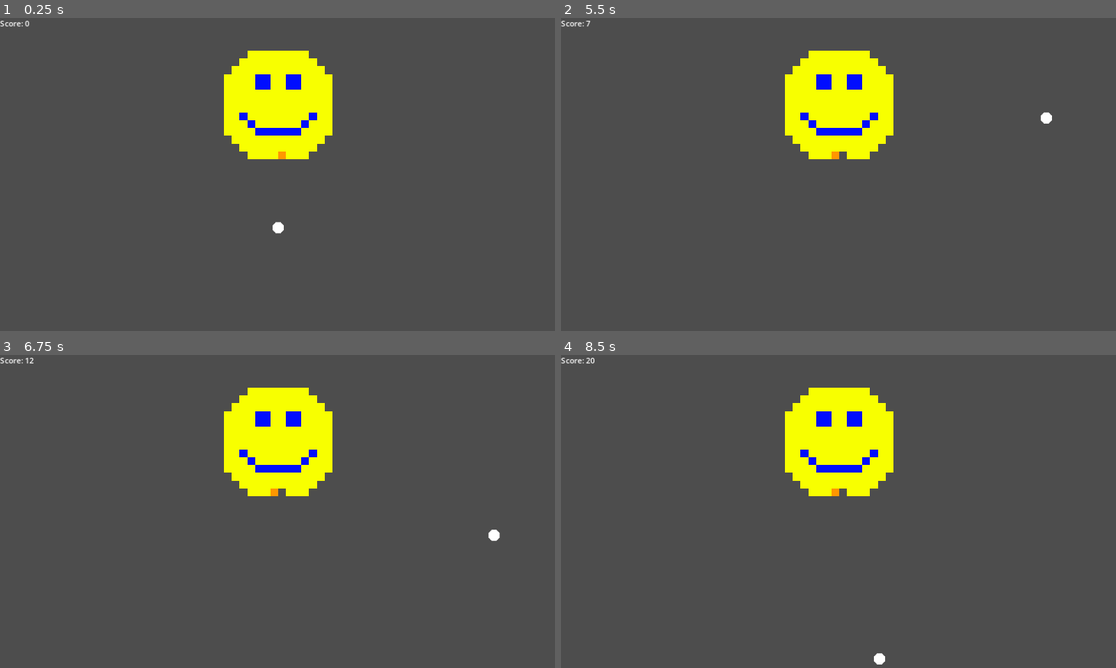
Above: before the commit, frames 1-4 (two rows, left to right).
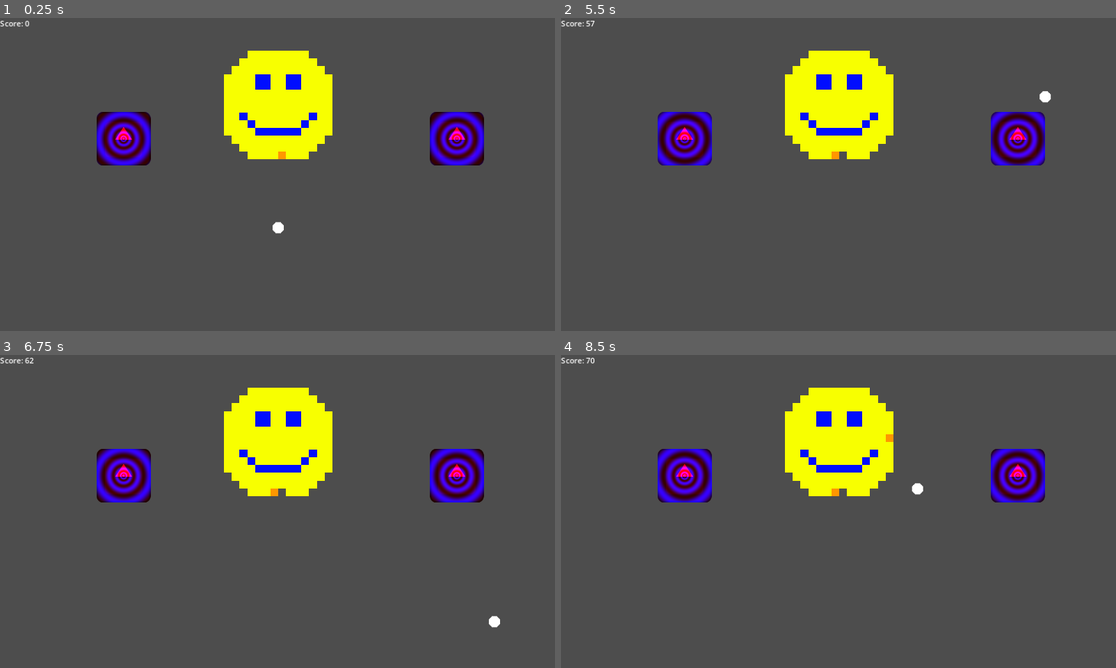
Above: after the commit, the same moments.

Repository: sparkworm/Jameplay2025
Game: Godot game, scene res://scenes/main.tscn
The game is run twice, just before and just after one commit, with the same random seed, the same clock (stepped at 60 frames per second) and the same inputs. The engine's default icon, where the game draws it, is replaced by a stand-in: a white triangle on a blue panel in a dark square.
Inputs (mouse positions are in pixels of both pictures, inside the frame that each line leads up to):
- Up to frame 1 (0.25 s): no input
- Up to frame 2 (5.5 s): move the mouse to (960, 158) at 0.52 s; right-click (960, 158) at 0.6 s; move the mouse to (727, 190) at 1.27 s; click (727, 190) at 1.35 s; move the mouse to (894, 105) at 2.02 s; right-click (894, 105) at 2.1 s; move the mouse to (810, 237) at 2.77 s; click (810, 237) at 2.85 s; move the mouse to (1005, 221) at 3.52 s; right-click (1005, 221) at 3.6 s; move the mouse to (672, 127) at 4.27 s; click (672, 127) at 4.35 s; move the mouse to (866, 174) at 5.02 s; right-click (866, 174) at 5.1 s
- Up to frame 3 (6.75 s): move the mouse to (194, 433) at 5.77 s; click (194, 433) at 5.85 s; move the mouse to (399, 495) at 6.52 s; right-click (399, 495) at 6.6 s
- Up to frame 4 (8.5 s): move the mouse to (727, 527) at 7.27 s; click (727, 527) at 7.35 s; move the mouse to (894, 442) at 8.02 s; right-click (894, 442) at 8.1 s

The runs differ from the first frame. In frame 1, 3.3% of the frame differs, in the area x 17-88%, y 30-48%; in frame 2, 3.4%; in frame 3, 3.4%; in frame 4, 3.5%, in the area x 4-88%, y 0-99%.

Commit message:
Added obstacle

Diff:
--- a/scenes/actors/ball.gd
+++ b/scenes/actors/ball.gd
@@ -2,6 +2,7 @@
 extends CharacterBody2D
 
 signal ball_collided(col: KinematicCollision2D)
+signal obstacle_hit()
 
 @export var speed: float = 5
 @export var bounce_error: float = 0.1
@@ -14,6 +15,7 @@
 	if collision:
 		bounce(collision)
 		hit_tile(collision)
+		hit_obstacle(collision)
 
 ## Changes direction after collision
 func bounce(col: KinematicCollision2D) -> void:
@@ -27,3 +29,8 @@
 		var tilemap = col.get_collider() as Tiles
 		var coords: Vector2i = tilemap.get_coords_for_body_rid(col.get_collider_rid())
 		tilemap.demote_tile(coords)
+
+func hit_obstacle(col: KinematicCollision2D) -> void:
+	if col.get_collider() is Obstacle:
+		obstacle_hit.emit()
+		print("hit obstacle")
--- /dev/null
+++ b/scenes/actors/obstacle.gd
@@ -0,0 +1,2 @@
+class_name Obstacle
+extends StaticBody2D
--- /dev/null
+++ b/scenes/actors/obstacle.gdshader
@@ -0,0 +1,9 @@
+shader_type canvas_item;
+
+uniform float speed = 4.0;
+uniform float dist_fact = 50.0;
+uniform float tunnel_fact = 0.2;
+
+void fragment() {
+	COLOR.b = sin(-speed * TIME + dist_fact * pow(distance(UV,vec2(0.5,0.5)),tunnel_fact))/2.0 + 0.5;
+}
--- /dev/null
+++ b/scenes/actors/obstacle.tscn
@@ -0,0 +1,26 @@
+[gd_scene load_steps=6 format=3 uid="uid://bti5h0ihfvtt8"]
+
+[ext_resource type="Shader" path="res://scenes/actors/obstacle.gdshader" id="1_8cndu"]
+[ext_resource type="Script" path="res://scenes/actors/obstacle.gd" id="1_ypyqx"]
+[ext_resource type="Texture2D" uid="uid://il06hvl7udon" path="res://icon.svg" id="2_g8qhv"]
+
+[sub_resource type="ShaderMaterial" id="ShaderMaterial_goaoa"]
+shader = ExtResource("1_8cndu")
+shader_parameter/speed = 4.0
+shader_parameter/dist_fact = 50.0
+shader_parameter/tunnel_fact = 0.275
+
+[sub_resource type="RectangleShape2D" id="RectangleShape2D_v7qte"]
+size = Vector2(130, 128)
+
+[node name="Obstacle" type="StaticBody2D"]
+script = ExtResource("1_ypyqx")
+
+[node name="Sprite2D" type="Sprite2D" parent="."]
+modulate = Color(1, 0, 0, 1)
+material = SubResource("ShaderMaterial_goaoa")
+texture = ExtResource("2_g8qhv")
+
+[node name="CollisionShape2D" type="CollisionShape2D" parent="."]
+visible = false
+shape = SubResource("RectangleShape2D_v7qte")
--- a/scenes/levels/level_1.tscn
+++ b/scenes/levels/level_1.tscn
@@ -1,9 +1,18 @@
-[gd_scene load_steps=2 format=4 uid="uid://debqalk3hcqh7"]
+[gd_scene load_steps=3 format=4 uid="uid://debqalk3hcqh7"]
 
 [ext_resource type="PackedScene" uid="uid://pctjl8fyl8tl" path="res://scenes/parent/level.tscn" id="1_sqh6d"]
+[ext_resource type="PackedScene" uid="uid://bti5h0ihfvtt8" path="res://scenes/actors/obstacle.tscn" id="2_e1hrq"]
 
 [node name="Level1" instance=ExtResource("1_sqh6d")]
 scene_name = 1
 
 [node name="Tiles" parent="." index="1"]
 tile_map_data = PackedByteArray("AAAAAPD/AAACAAAAAAAAAPH/AAACAAAAAAAAAPL/AAACAAAAAAAAAPP/AAACAAAAAAAAAPT/AAACAAAAAAAAAP …(2672 unchanged characters)…
+
+[node name="Obstacle" parent="Obstacles" index="0" instance=ExtResource("2_e1hrq")]
+position = Vector2(-160, -37)
+scale = Vector2(0.437345, 0.437345)
+
+[node name="Obstacle2" parent="Obstacles" index="1" instance=ExtResource("2_e1hrq")]
+position = Vector2(185, -37)
+scale = Vector2(0.437345, 0.437345)
--- a/scenes/parent/level.gd
+++ b/scenes/parent/level.gd
@@ -4,13 +4,18 @@
 
 @export var barrier: PackedScene
 @export var scale_factor: float = 50.0
+@export var obstacle_penalty: float = 50
 
 @onready var player_barriers: Node = $PlayerBarriers
 @onready var barrier_detector: RayCast2D = $BarrierDetector
 @onready var score_label: Label = %ScoreLabel
+@onready var ball: Ball = $Ball
 
 var last_barrier: PlayerBarrier
 var score: float = 0.0
+
+func _ready() -> void:
+	ball.obstacle_hit.connect(Callable(self, "hit_obstacle"))
 
 func _process(delta:float) -> void:
 	if Input.is_action_just_pressed("place_barrier"):
@@ -29,6 +34,9 @@
 func update_score(delta: float) -> void:
 	score += player_barriers.get_child_count() * delta
 	score_label.text = str("Score: ", floor(score))
+
+func hit_obstacle() -> void:
+	score += obstacle_penalty
 
 func place_barrier(coords:Vector2) -> void:
 	var new_bar = barrier.instantiate() as PlayerBarrier
--- a/scenes/parent/level.tscn
+++ b/scenes/parent/level.tscn
@@ -45,6 +45,8 @@
 
 [node name="Camera2D" type="Camera2D" parent="."]
 zoom = Vector2(2, 2)
+
+[node name="Obstacles" type="Node" parent="."]
 
 [node name="WallBarriers" type="Node" parent="."]
 
